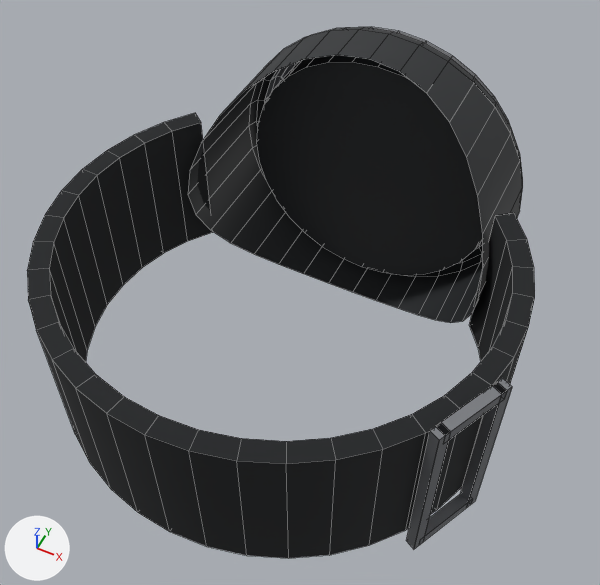
The Blender file assets/source/wrist_compass.blend as it was, and as the next commit left it.
The view is the same before and after, from a 50 mm camera at (0.0348, -0.0902, 0.0843) aimed at (0.0006, -0.0218, -0.0011). Every picture has the same lights, and +X, +Y and +Z are marked at lower left. The picture after the commit comes second. Mesh edges are drawn as thin lines.

Before the edit, the objects in view are built like this:
```python
me_case = bpy.data.meshes.new('Case')
me_case.from_pydata(...)  # 384 vertices, 257 faces; spans x -0.023..0.023, y -0.0126..0.011, z -0.023..0.023
# faces by material slot: [129, 128]
me_case.materials.append(mat_compasscase)  # dark grey #2b2e30
me_case.materials.append(mat_compassbezel)  # grey #9ea1a6
me_strap = bpy.data.meshes.new('Strap')
me_strap.from_pydata(...)  # 336 vertices, 138 faces; spans x -0.0311..0.0319, y -0.0561..-0.0069, z -0.0125..0.0125
# faces by material slot: [114, 24]
me_strap.materials.append(mat_compassstrap)  # black #191c1f
me_strap.materials.append(mat_compassbuckle)  # grey #999ba1
ob_case = bpy.data.objects.new('Case', me_case)
ob_case.location = (0.0, 0.0, 0.0)
ob_strap = bpy.data.objects.new('Strap', me_strap)
ob_strap.location = (0.0, 0.0, 0.0)
```
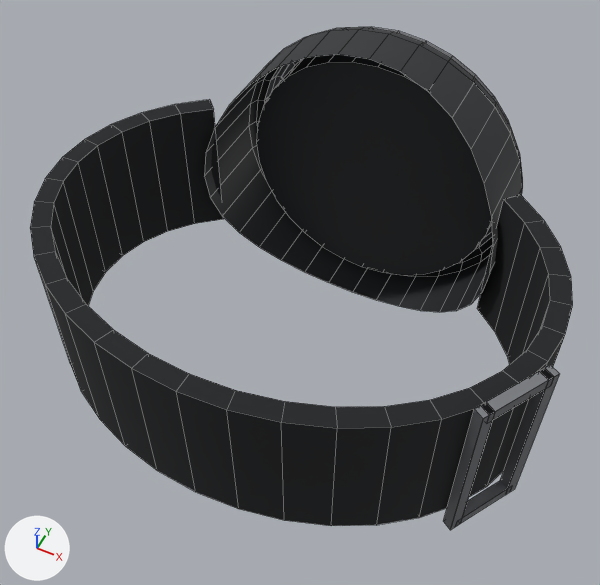
Boxes [x1, y1, x2, y2] around the edits, measured in the pictures (600 x 585 px; the box of a moved part takes in the faces that stretch with it):
'Strap', reshaped (7% wider)
    before: [27, 113, 535, 558]
    after: [30, 99, 573, 530]
'Case', reshaped
    before: [188, 27, 523, 323]
    after: [204, 27, 523, 312]
part 1 of me_case, moved or reshaped
    before: [353, 35, 523, 323]
    after: [353, 35, 523, 312]
part 2 of me_case, moved or reshaped
    before: [188, 30, 389, 292]
    after: [204, 30, 389, 292]
part 3 of me_strap, moved or reshaped
    before: [406, 431, 439, 549]
    after: [443, 409, 483, 529]
part 4 of me_strap, moved or reshaped
    before: [414, 435, 449, 549]
    after: [450, 412, 495, 530]
part 5 of me_strap, moved or reshaped
    before: [430, 423, 449, 440]
    after: [475, 402, 495, 418]
part 6 of me_strap, moved or reshaped
    before: [460, 404, 499, 501]
    after: [500, 389, 545, 489]
part 7 of me_strap, moved or reshaped
    before: [467, 387, 512, 506]
    after: [505, 374, 559, 495]
part 8 of me_strap, moved or reshaped
    before: [27, 113, 535, 558]
    after: [30, 99, 573, 526]

The change, as a list of edits to the scene's bpy script:
```text
Change me_case:
    remove me_case.from_pydata(...)  # 384 vertices, 257 faces; spans x -0.023..0.023, y -0.0126..0.011, z -0.023..0.023
    add me_case.from_pydata(...)  # 384 vertices, 257 faces; spans x -0.023..0.023, y -0.0078..0.011, z -0.023..0.023
    me_case part 1
    me_case.vertices[0].co: (0.023, -0.0126, 0.0) -> (0.023, -0.0078, 0.0)  # pixel (478, 296) -> pixel (489, 273)
    me_case.vertices[1].co: (0.0226, -0.0119, 0.0045) -> (0.0226, -0.0074, 0.0045)  # pixel (482, 269) -> pixel (493, 247)
    me_case.vertices[2].co: (0.0212, -0.0102, 0.0088) -> (0.0212, -0.0065, 0.0088)  # pixel (482, 234) -> pixel (491, 216)
    me_case.vertices[3].co: (0.0191, -0.0078, 0.0128) -> (0.0191, -0.0051, 0.0128)  # pixel (477, 195) -> pixel (484, 183)
    me_case.vertices[4].co: (0.0163, -0.0054, 0.0163) -> (0.0163, -0.0036, 0.0163)  # pixel (466, 157) -> pixel (471, 149)
    me_case.vertices[5].co: (0.0128, -0.0033, 0.0191) -> (0.0128, -0.0022, 0.0191)  # pixel (449, 122) -> pixel (452, 117)
    me_case.vertices[6].co: (0.0088, -0.0016, 0.0212) -> (0.0088, -0.0011, 0.0212)  # pixel (426, 93) -> pixel (428, 91)
    me_case.vertices[7].co: (0.0045, -0.0006, 0.0226) -> (0.0045, -0.0004, 0.0226)  # pixel (399, 71) -> pixel (400, 71)
    me_case.vertices[25].co: (0.0045, -0.0006, -0.0226) -> (0.0045, -0.0004, -0.0226)  # pixel (376, 300)
    me_case.vertices[26].co: (0.0088, -0.0016, -0.0212) -> (0.0088, -0.0011, -0.0212)  # pixel (398, 308) -> pixel (399, 306)
    me_case.vertices[27].co: (0.0128, -0.0033, -0.0191) -> (0.0128, -0.0022, -0.0191)  # pixel (418, 315) -> pixel (420, 310)
    me_case.vertices[28].co: (0.0163, -0.0054, -0.0163) -> (0.0163, -0.0036, -0.0163)  # pixel (435, 320) -> pixel (439, 312)
    me_case.vertices[29].co: (0.0191, -0.0078, -0.0128) -> (0.0191, -0.0051, -0.0128)  # pixel (450, 322) -> pixel (456, 310)
    me_case.vertices[30].co: (0.0212, -0.0102, -0.0088) -> (0.0212, -0.0065, -0.0088)  # pixel (462, 321) -> pixel (471, 304)
    me_case.vertices[31].co: (0.0226, -0.0119, -0.0045) -> (0.0226, -0.0074, -0.0045)  # pixel (472, 313) -> pixel (482, 292)
    me_case part 2: 15 of 384 vertices moved; they spanned x -0.023..-0.0045, y -0.0126..-0.0006, z -0.0226..0.0226 and now span x -0.023..-0.0045, y -0.0078..-0.0004, z -0.0226..0.0226; mean shift (0.0, 0.0022, 0.0); largest move (-0.023, -0.0126, 0.0) -> (-0.023, -0.0078, 0.0)
Change me_strap:
    remove me_strap.from_pydata(...)  # 336 vertices, 138 faces; spans x -0.0311..0.0319, y -0.0561..-0.0069, z -0.0125..0.0125
    add me_strap.from_pydata(...)  # 336 vertices, 138 faces; spans x -0.0351..0.0359, y -0.0501..-0.0031, z -0.0125..0.0125
    me_strap part 3: the loose piece of 4 vertices spanning x 0.0261..0.0273, y -0.0442..-0.0436, z -0.0125..0.0125 is moved by (0.0031, 0.0044, 0.0)
    me_strap part 4: the loose piece of 4 vertices spanning x 0.0273..0.028, y -0.0442..-0.0427, z -0.0125..0.0125 is moved by (0.0032, 0.0043, 0.0)
    me_strap part 5: the loose piece of 4 vertices spanning x 0.0261..0.028, y -0.0442..-0.0421, z 0.0125 is moved by (0.0032, 0.0044, 0.0)
    me_strap part 6: the loose piece of 4 vertices spanning x 0.03..0.0312, y -0.0361..-0.0355, z -0.0125..0.0125 is moved by (0.0039, 0.004, 0.0)
    me_strap part 7: the loose piece of 4 vertices spanning x 0.0312..0.0319, y -0.0361..-0.0346, z -0.0125..0.0125 is moved by (0.0039, 0.0039, 0.0)
    me_strap part 8: 280 of 336 vertices moved; they spanned x -0.0311..0.0319, y -0.0561..-0.0069, z -0.0125..0.0125 and now span x -0.0351..0.0359, y -0.0501..-0.0031, z -0.0125..0.0125; mean shift (0.0005, 0.0052, 0.0); largest move (-0.0281, -0.0388, -0.011) -> (-0.0327, -0.0328, -0.011)
    other edits to the shape of me_strap do not show in these pictures
```
